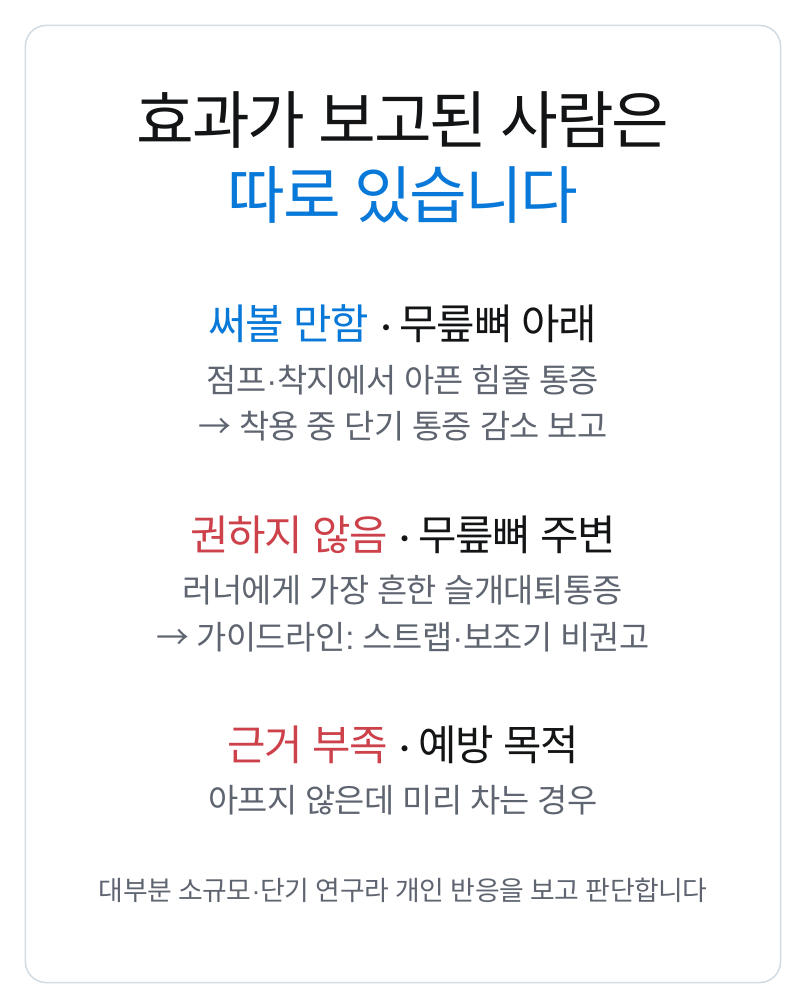
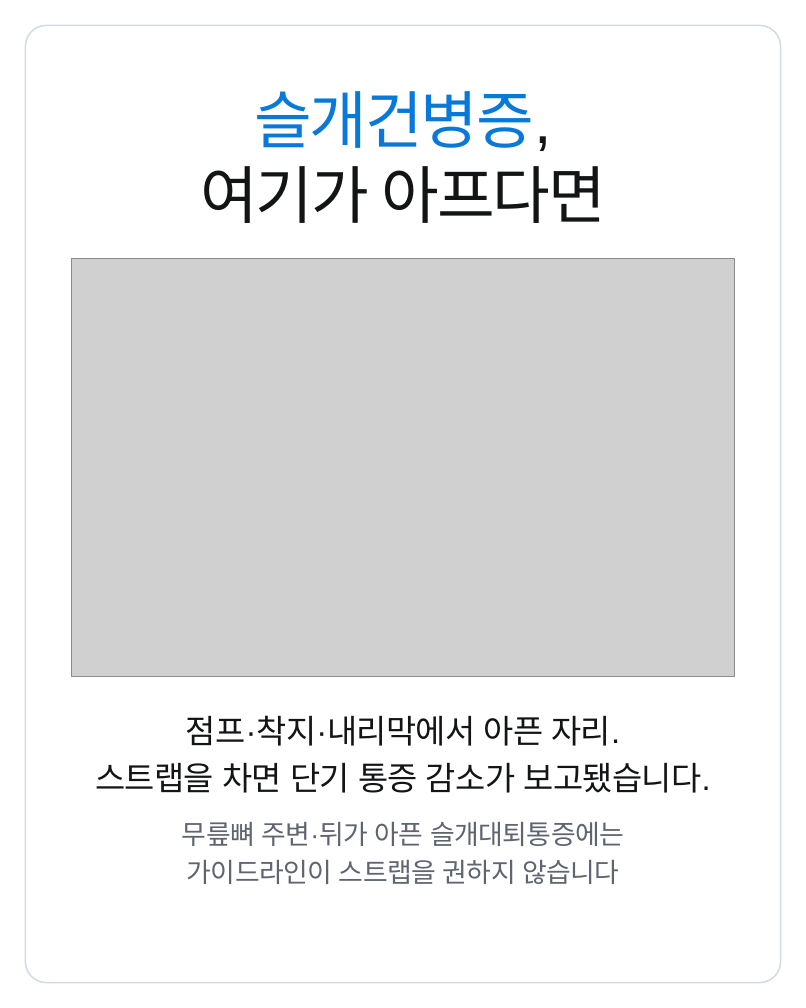
Before and after one commit to js920915-cyber/New-box, a slide deck: slide 6 of content/patellar-strap-runners/adobe-express/patellar-strap-runners-express.pptx. Drawn at 806x1008 pixels with LibreOffice and Linux fonts; fonts in the diff are those of the drawing; grey boxes stand for pictures. Boxes give left, top, right and bottom in pixels: in the first picture for what was removed or moved away, otherwise in the second. Text is boxed around its words. In the diff, an @@ line names an element or a change of style, - is before the commit and + after.

```diff
--- a/content/patellar-strap-runners/adobe-express/patellar-strap-runners-express.pptx
+++ b/content/patellar-strap-runners/adobe-express/patellar-strap-runners-express.pptx
@@ text removed at box(137, 91, 670, 148) @@
-효과가 보고된 사람은
@@ text added at box(255, 91, 552, 151), 63 pt, text #0879D8 @@
+슬개건병증,
@@ text added at box(200, 166, 606, 223), 63 pt, text #121416 @@
+여기가 아프다면
@@ text removed at box(228, 166, 578, 223) @@
-따로 있습니다
@@ picture added at box(72, 258, 734, 676) @@
@@ text removed at box(209, 304, 598, 343) @@
-써볼 만함 · 무릎뼈 아래
@@ text removed at box(239, 410, 608, 441) @@
-→ 착용 중 단기 통증 감소 보고
@@ text removed at box(190, 515, 616, 554) @@
-권하지 않음 · 무릎뼈 주변
@@ text removed at box(183, 574, 623, 605) @@
-러너에게 가장 흔한 슬개대퇴통증
@@ text at box(186, 715, 620, 746): text changed; text colour #5E6570 to #121416 @@
-점프·착지에서 아픈 힘줄 통증
+점프·착지·내리막에서 아픈 자리.
@@ text removed at box(227, 725, 579, 764) @@
-근거 부족 · 예방 목적
@@ text added at box(95, 763, 711, 793), 33 pt, text #121416 @@
+스트랩을 차면 단기 통증 감소가 보고됐습니다.
@@ text removed at box(208, 785, 598, 815) @@
-아프지 않은데 미리 차는 경우
@@ text added at box(182, 822, 624, 846), 27 pt, text #5E6570 @@
+무릎뼈 주변·뒤가 아픈 슬개대퇴통증에는
@@ text at box(187, 860, 619, 884): text changed; size 33 to 27 pt @@
-→ 가이드라인: 스트랩·보조기 비권고
+가이드라인이 스트랩을 권하지 않습니다
@@ text removed at box(99, 877, 708, 902) @@
-대부분 소규모·단기 연구라 개인 반응을 보고 판단합니다
```
Also in this commit, not shown: 2 other slides changed, 5 slides added, 5 slides removed, 29 other files.
